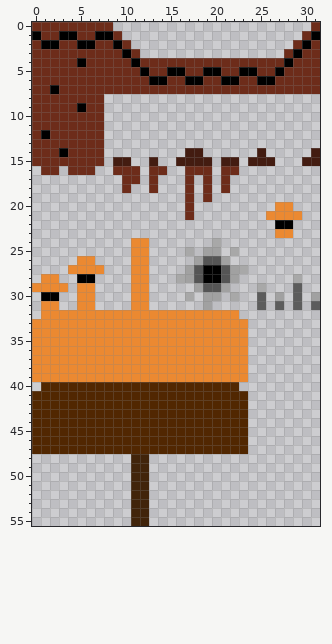
Pixel-art sprite, stored at assets/TileSets/UndertheSeaTileset.png. This is how it looked before the edit.
The file is 32x56 pixels. Colours within 5 levels of each other are drawn and written as one.
After:
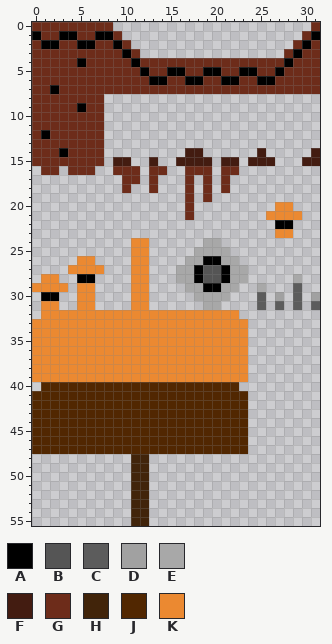
Palette (. is transparent): A #000000  B #555555  C #5c5c5c  D #a1a1a1  E #a8a8a8  F #431c11  G #6d2c1a  H #41240a  J #512701  K #eb8931
From old to new:
y 24: x 19 . -> E
y 25: x 17..22 E.DD.E -> .EEEE.
y 26: x 17..22 .DBBD. -> EEAAEE
y 27: x 16..22 .DBAABD -> EEABBAE
y 28: x 17..23 DBAABD. -> EABBAEE
y 29: x 17..22 .DBBD. -> EEAAEE
y 30: x 17..22 E.DD.E -> .EEEE.
y 31: x 19..20 D. -> EE
Where, in picture pixels (left, top, right, bottom), the same in both pictures:
changed: (176, 238, 248, 310)
